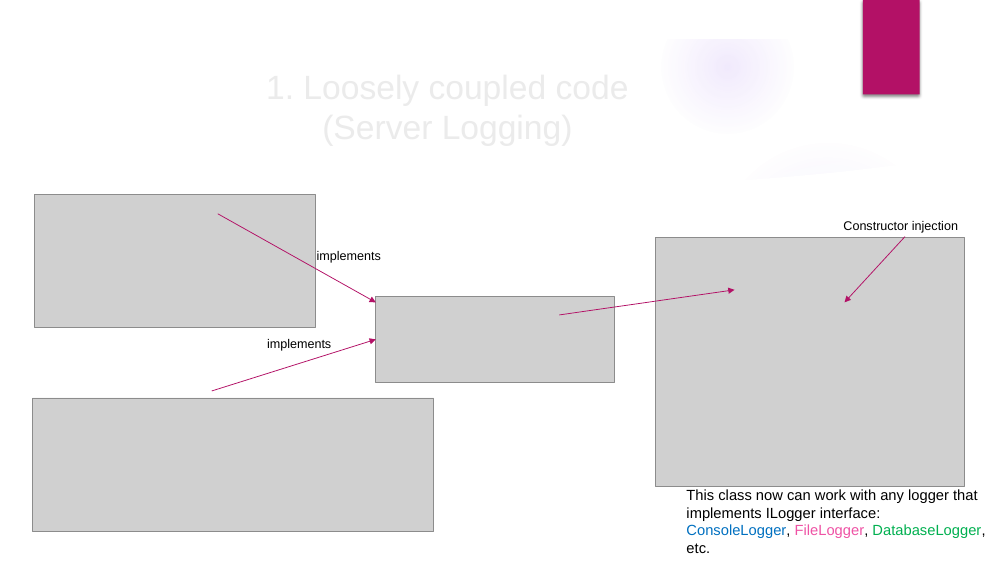
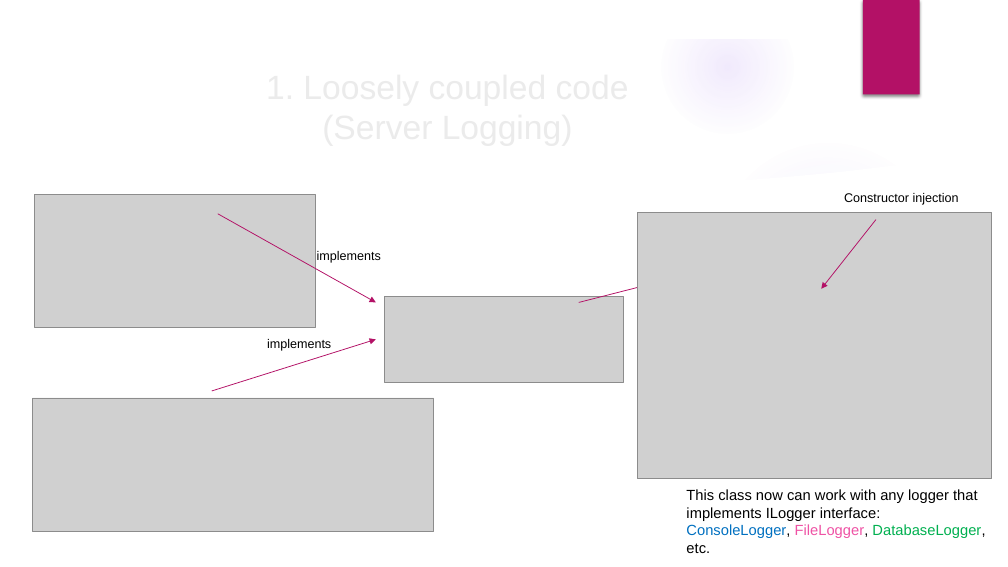
Before and after one commit to velizar92/DependencyInjectionDemos, a slide deck: slide 4 of Dependency Injection.pptx. Drawn at 1008x567 pixels with LibreOffice and Linux fonts; fonts in the diff are those of the drawing; grey boxes stand for pictures; background and template pictures are left out. Boxes give left, top, right and bottom in pixels: in the first picture for what was removed or moved away, otherwise in the second. Text is boxed around its words. In the diff, an @@ line names an element or a change of style, - is before the commit and + after.

Commit message:
Slight updates in presentation

```diff
--- a/Dependency Injection.pptx
+++ b/Dependency Injection.pptx
@@ text "Constructor injection": place and size @@
-text "Constructor injection" at [843, 221, 958, 233]
+text "Constructor injection" at [844, 193, 959, 205]
@@ picture: place and size @@
-picture at [656, 237, 965, 486]
+picture at [637, 212, 992, 479]
@@ arrow moved from (905, 237) - (845, 302) to (876, 220) - (821, 289) @@
@@ arrow moved from (560, 315) - (735, 290) to (579, 302) - (765, 256) @@
@@ picture: place and size @@
-picture at [376, 296, 614, 382]
+picture at [385, 296, 623, 382]
```
